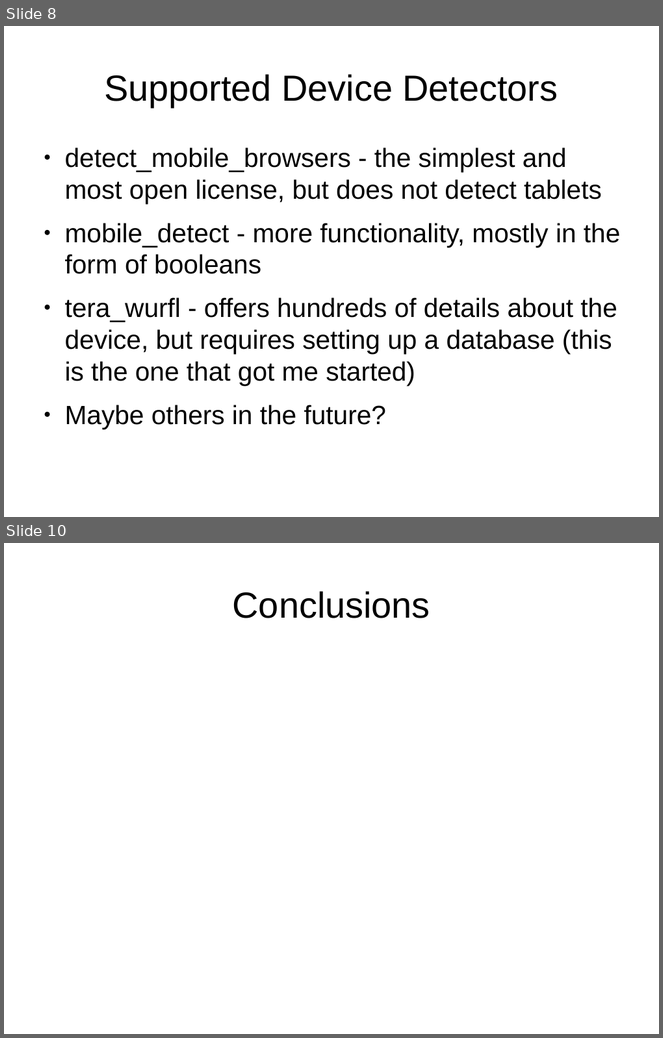
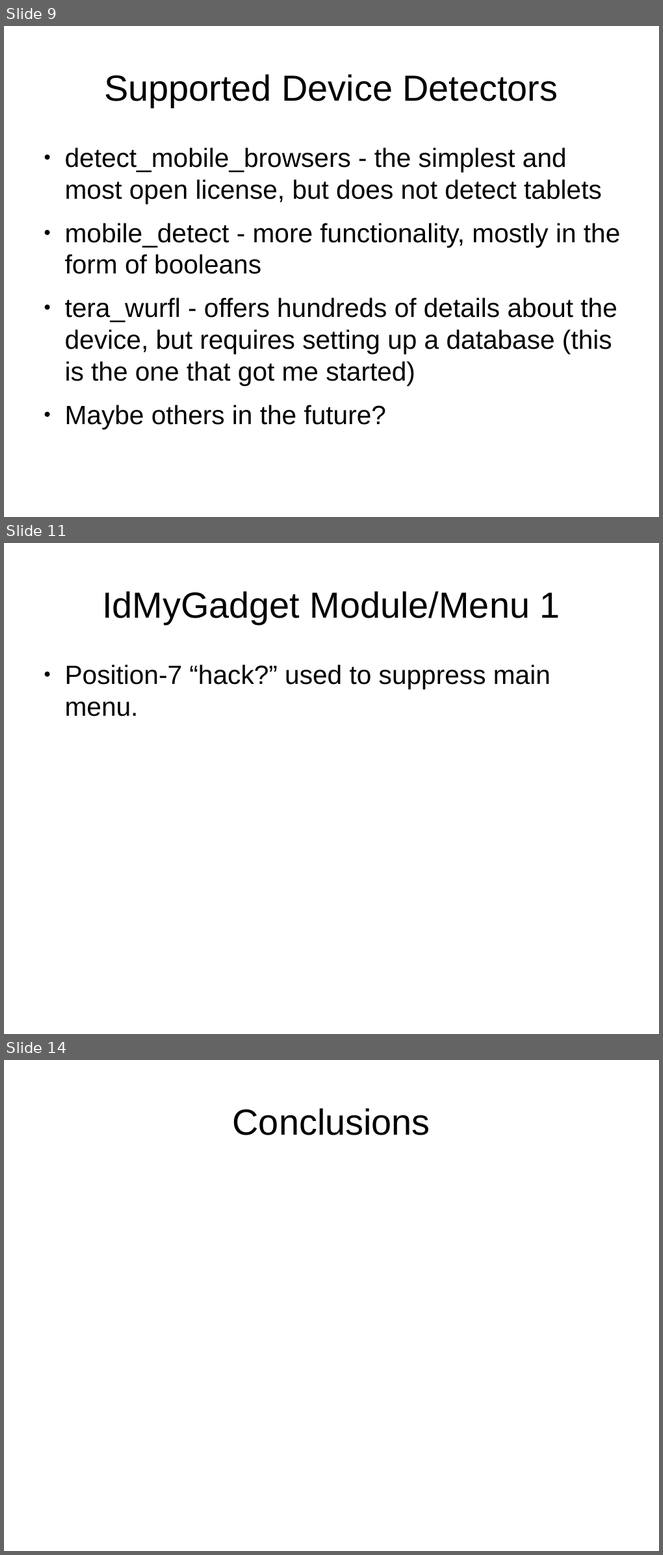
Before and after one commit to tomwhartung/jmws_accoutrements, a slide deck: presentations/2015_09-Joomla/Device_Detection-In_Protostar_and_Beez3.odp. Shown one above the other, each under a label of ours: slides 8 and 10 before the commit, slides 9, 11 and 14 after it; the slides between them are not shown. The pictures are 663x1038 and 663x1555 pixels, drawn with LibreOffice and Linux fonts; fonts in the diff are those of the drawing. Boxes give left, top, right and bottom in pixels: in the first picture for what was removed or moved away, otherwise in the second. Text is boxed around its words. In the diff, an @@ line names an element or a change of style, - is before the commit and + after.

```diff
--- a/presentations/2015_09-Joomla/Device_Detection-In_Protostar_and_Beez3.odp
+++ b/presentations/2015_09-Joomla/Device_Detection-In_Protostar_and_Beez3.odp
@@ slide 11 added at (4,543,659,1034), background #FFFFFF @@
@@ title added at (102,591,560,624), 44 pt, text #000000 @@
+IdMyGadget Module/Menu 1
@@ text added at (65,665,551,717), 32 pt, text #000000 @@
+● Position-7 “hack?” used to suppress main menu.
@@ what was slide 8 is now slide 9 @@
@@ what was slide 10 is now slide 14 @@
```
Also in this commit, not shown: 2 slides changed, 4 other slides added.
